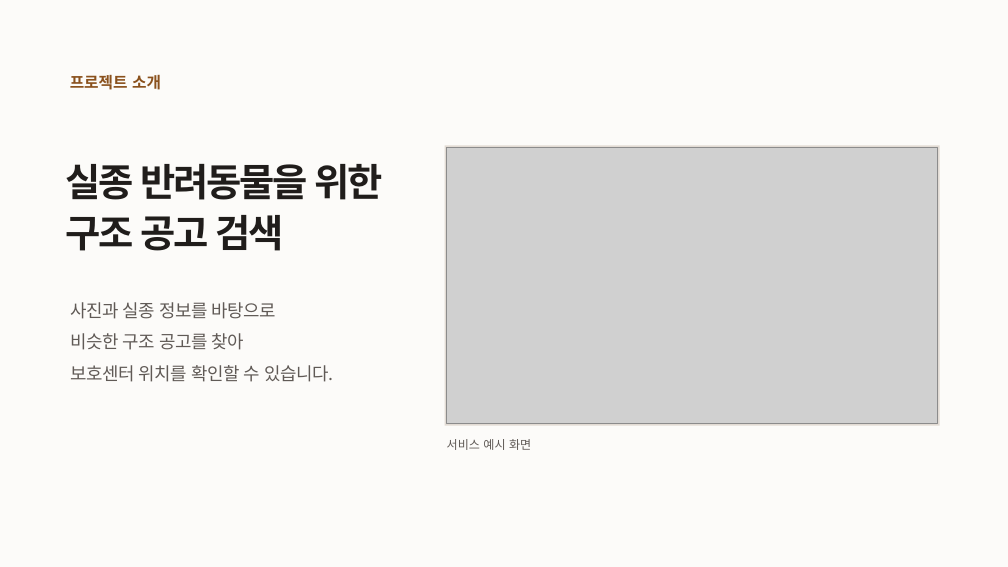
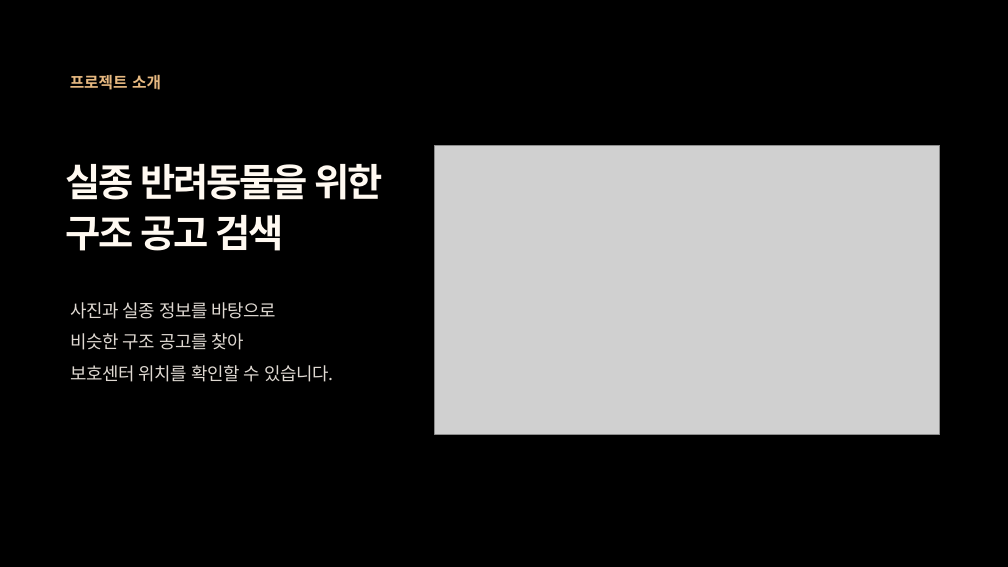
Before and after one commit to aio-03-p2-team1/aio-03-p2-team1, a slide deck: slide 5 of P2/ppt/dasimanna-team-intro.pptx. Drawn at 1008x567 pixels with LibreOffice and Linux fonts; fonts in the diff are those of the drawing; grey boxes stand for pictures. Boxes give left, top, right and bottom in pixels: in the first picture for what was removed or moved away, otherwise in the second. Text is boxed around its words. In the diff, an @@ line names an element or a change of style, - is before the commit and + after.

Commit message:
docs: 프로젝트 소개 배경과 해결한 문제 수정

```diff
--- a/P2/ppt/dasimanna-team-intro.pptx
+++ b/P2/ppt/dasimanna-team-intro.pptx
@@ background #FCFBF9 to #000000 @@
@@ text "프로젝트 소개" at (x1=70, y1=74, x2=161, y2=90): text colour #8A511D to #E7B981 @@
@@ picture resized from (x1=447, y1=147, x2=938, y2=423) to (x1=435, y1=145, x2=940, y2=435) @@
@@ text "실종 반려동물을 위한" at (x1=66, y1=164, x2=383, y2=200): text colour #201D1B to #FFF9F1 @@
@@ text "구조 공고 검색" at (x1=66, y1=215, x2=283, y2=251): text colour #201D1B to #FFF9F1 @@
@@ text colour #605A56 to #DFD9D2 in 3 elements at (x1=70, y1=302, x2=276, y2=319), (x1=70, y1=333, x2=244, y2=350), (x1=70, y1=365, x2=333, y2=382) @@
@@ text removed at (x1=447, y1=439, x2=531, y2=450) @@
-서비스 예시 화면
```
Also in this commit, not shown: 2 other slides changed, 1 slide added, 1 slide removed, 1 other file.
